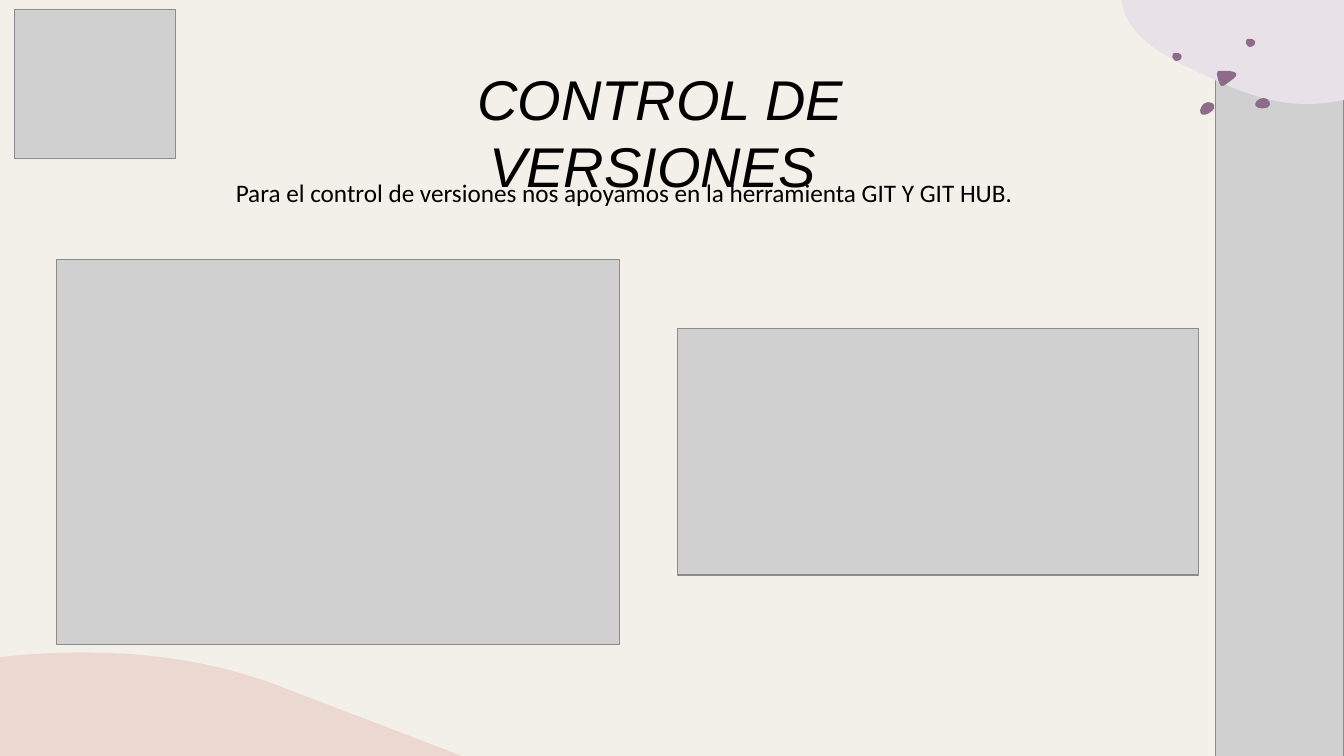
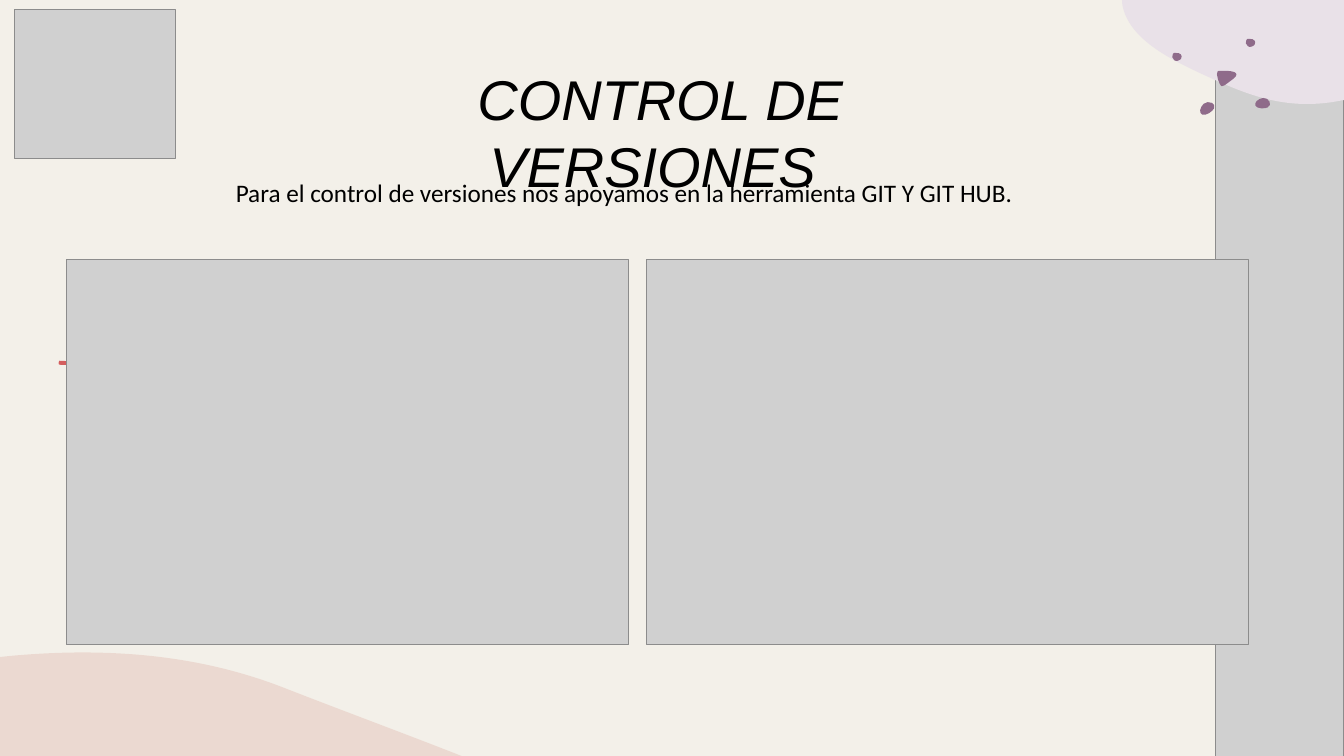
Before and after one commit to huertas-santiago/WebWuky, a slide deck: slide 11 of PRESENTACIONES/Presentacion de Proyecto_WUKY.pptx. Drawn at 1344x756 pixels with LibreOffice and Linux fonts; fonts in the diff are those of the drawing; grey boxes stand for pictures. Boxes give left, top, right and bottom in pixels: in the first picture for what was removed or moved away, otherwise in the second. Text is boxed around its words. In the diff, an @@ line names an element or a change of style, - is before the commit and + after.

```diff
--- a/PRESENTACIONES/Presentacion de Proyecto_WUKY.pptx
+++ b/PRESENTACIONES/Presentacion de Proyecto_WUKY.pptx
@@ picture: place and size @@
-picture at (56,259,619,645)
+picture at (67,259,629,645)
@@ picture: place and size @@
-picture at (678,329,1199,575)
+picture at (647,259,1249,645)
@@ freeform shape added at (60,365,60,365), fill #D45E5E @@
```
Also in this commit, not shown: 1 other slide changed, 1 other file.
